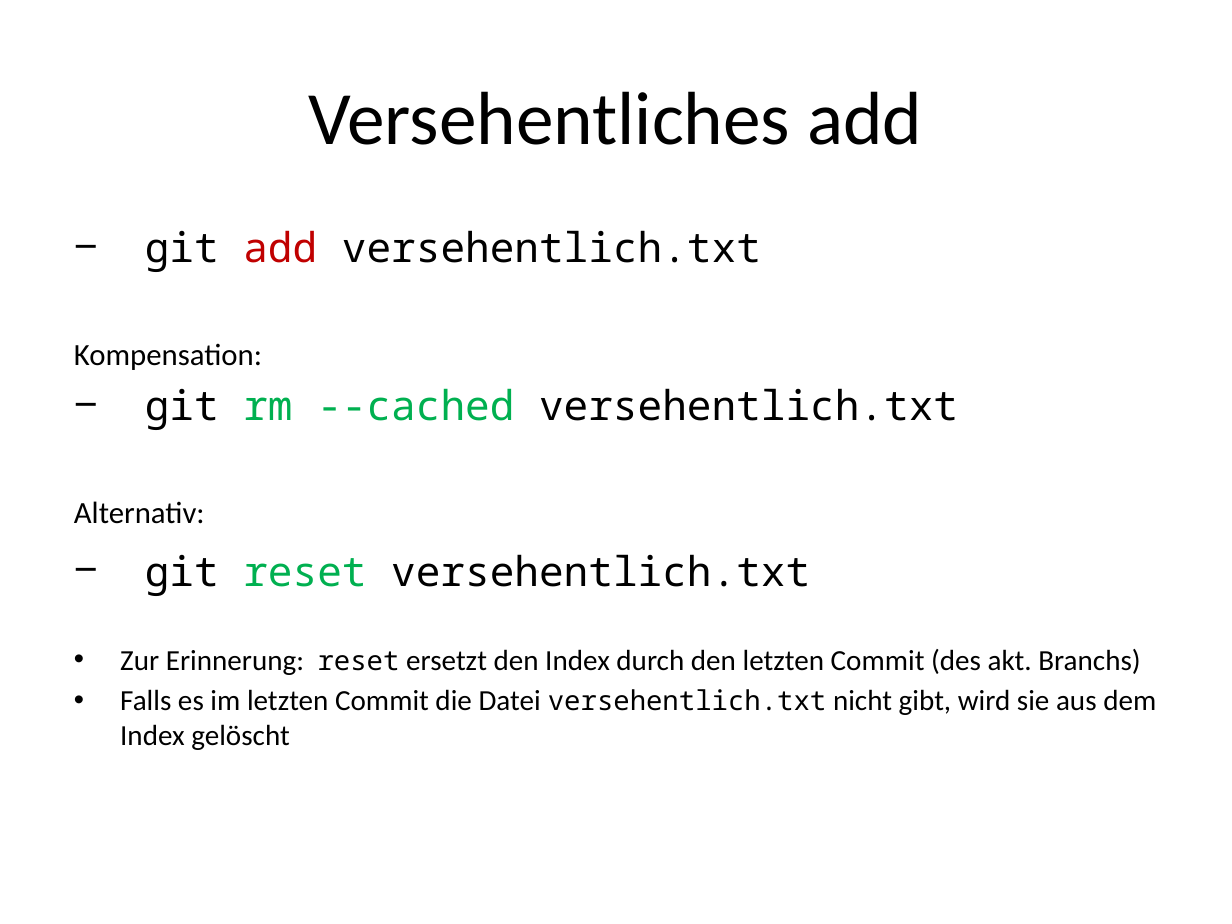
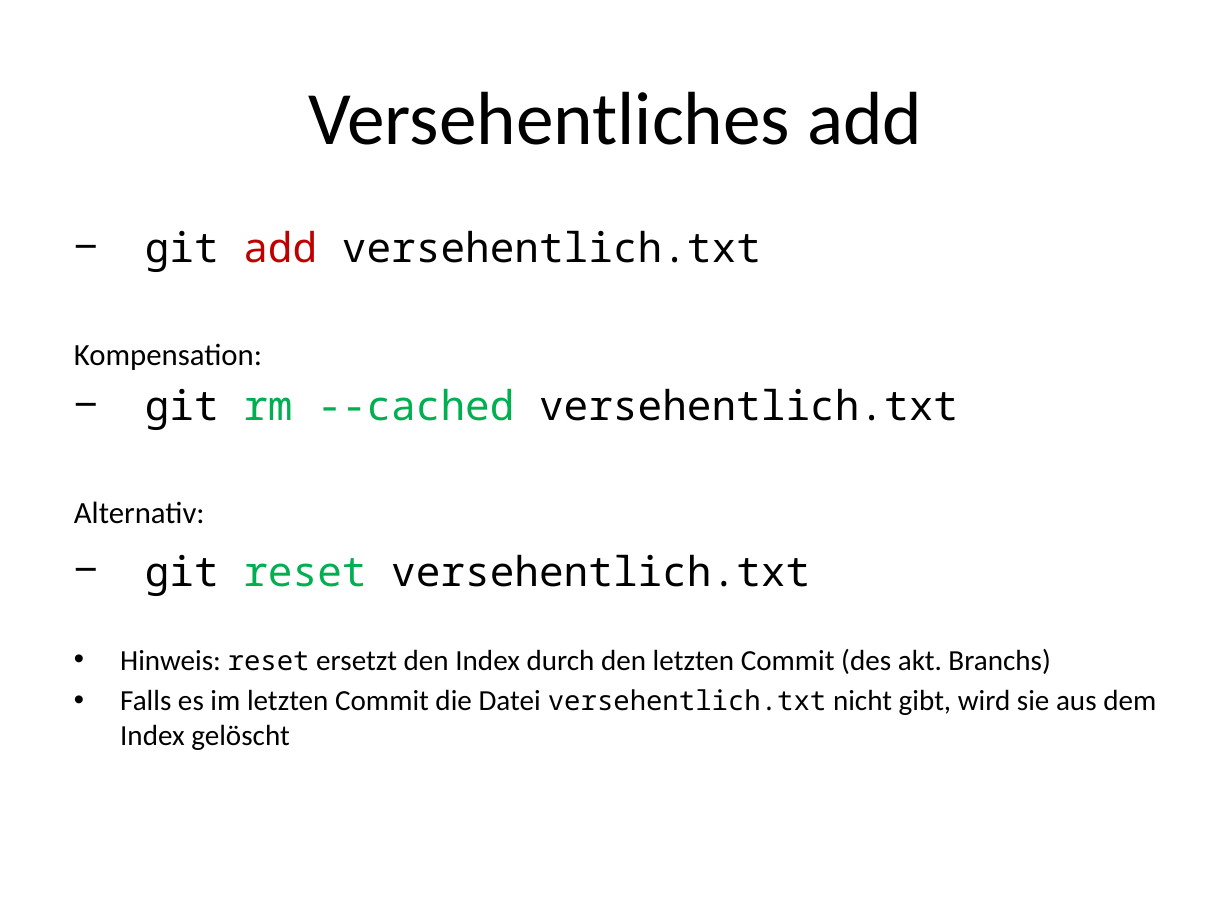
Before and after one commit to kotlincook/gitplayground, a slide deck: slide 8 of GIT.pptx. Drawn at 1232x924 pixels with LibreOffice and Linux fonts; fonts in the diff are those of the drawing. Boxes give left, top, right and bottom in pixels: in the first picture for what was removed or moved away, otherwise in the second. Text is boxed around its words. In the diff, an @@ line names an element or a change of style, - is before the commit and + after.

```diff
--- a/GIT.pptx
+++ b/GIT.pptx
@@ text at box(120, 649, 1050, 674): text changed @@
-• Zur Erinnerung: reset ersetzt den Index durch den letzten Commit (des akt. Branchs)
+• Hinweis: reset ersetzt den Index durch den letzten Commit (des akt. Branchs)
```
Also in this commit, not shown: 4 other slides changed, 7 slides added.
